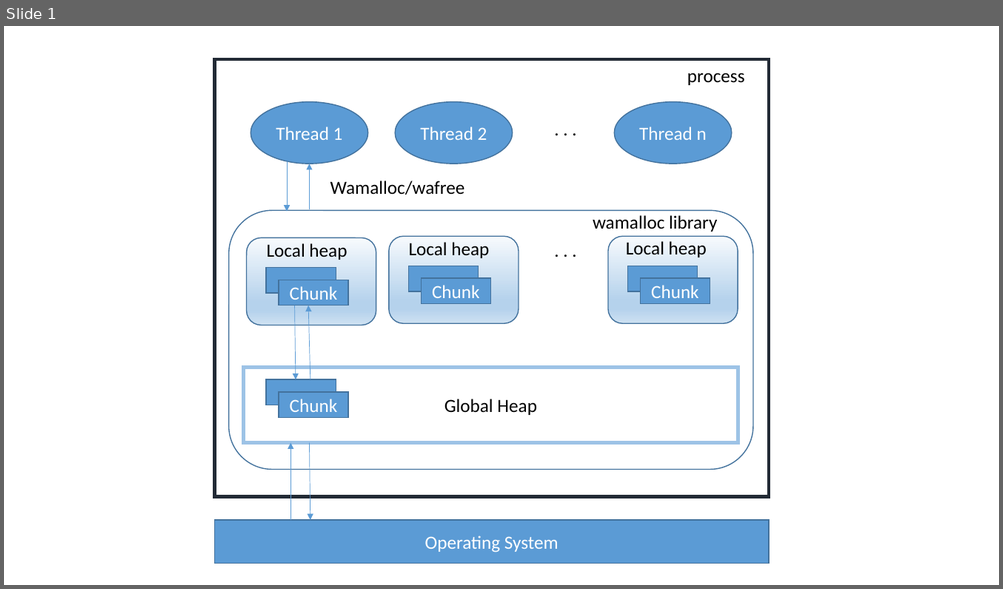
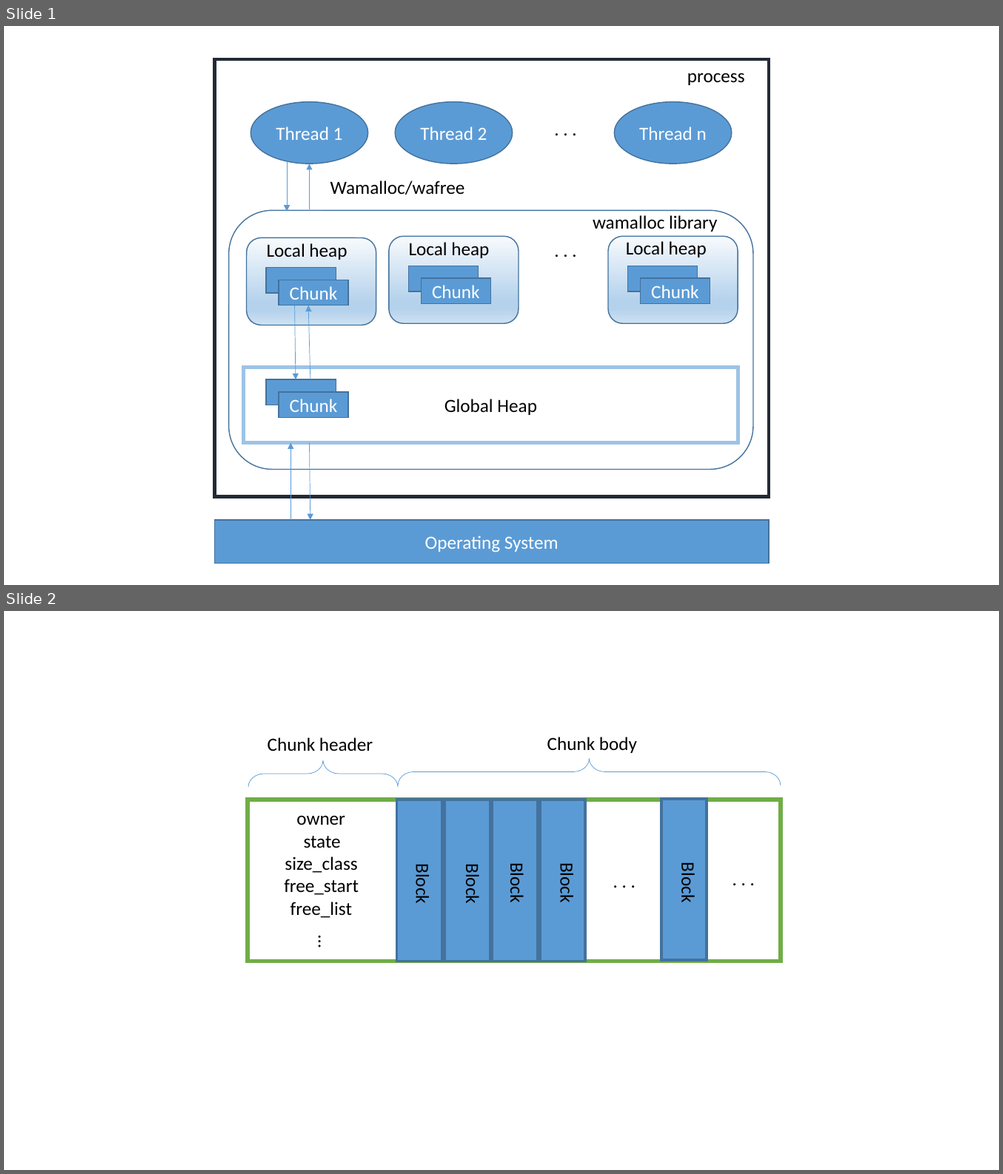
Before and after one commit to zyearn/TCNVMalloc, a slide deck: paper/pic.pptx. Shown one above the other, each under a label of ours: slide 1 before the commit, slides 1 and 2 after it. The pictures are 1003x589 and 1003x1174 pixels, drawn with LibreOffice and Linux fonts; fonts in the diff are those of the drawing. Boxes give left, top, right and bottom in pixels: in the first picture for what was removed or moved away, otherwise in the second. Text is boxed around its words. In the diff, an @@ line names an element or a change of style, - is before the commit and + after.

```diff
--- a/paper/pic.pptx
+++ b/paper/pic.pptx
@@ slide 2 added at (4,611,999,1170), background #FFFFFF @@
@@ text added at (267,738,373,751), 18 pt, text #000000 @@
+Chunk header
@@ text added at (547,737,637,753), 18 pt, text #000000 @@
+Chunk body
@@ right brace added at (248,760,398,787), outline #5B9BD5 0.5 pt @@
@@ right brace added at (398,758,780,785), outline #5B9BD5 0.5 pt @@
@@ rectangle added at (247,800,780,962), outline #70AD47 4 pt @@
@@ line added from (396, 800) to (396, 962), #000000 1.5 pt @@
@@ rectangle added at (396,800,442,962), fill #5B9BD5, outline #43739E 2.75 pt @@
@@ rectangle added at (444,800,489,962), fill #5B9BD5, outline #43739E 2.75 pt @@
@@ rectangle added at (492,800,538,962), fill #5B9BD5, outline #43739E 2.75 pt @@
@@ rectangle added at (540,800,585,962), fill #5B9BD5, outline #43739E 2.75 pt @@
@@ rectangle added at (661,799,707,961), fill #5B9BD5, outline #43739E 2.75 pt @@
@@ text added at (296,815,345,825), 18 pt, text #000000 @@
+owner
@@ text added at (304,836,341,849), 18 pt, text #000000 @@
+state
@@ text added at (284,857,357,873), 18 pt, text #000000 @@
+size_class
@@ text added at (411,867,434,903), 18 pt, text #000000 @@
+Block
@@ text added at (461,867,484,903), 18 pt, text #000000 @@
+Block
@@ text added at (505,866,528,903), 18 pt, text #000000 @@
+Block
@@ text added at (555,866,578,903), 18 pt, text #000000 @@
+Block
@@ text added at (606,866,643,895), 18 pt, text #000000 @@
+. . .
@@ text added at (677,866,700,903), 18 pt, text #000000 @@
+Block
@@ text added at (725,863,762,893), 18 pt, text #000000 @@
+. . .
@@ text added at (284,879,358,895), 18 pt, text #000000 @@
+free_start
@@ text added at (290,902,352,918), 18 pt, text #000000 @@
+free_list
@@ text added at (303,928,341,948), 18 pt, text #000000 @@
+…
```
Also in this commit, not shown: 2 other slides added, 1 other file.
